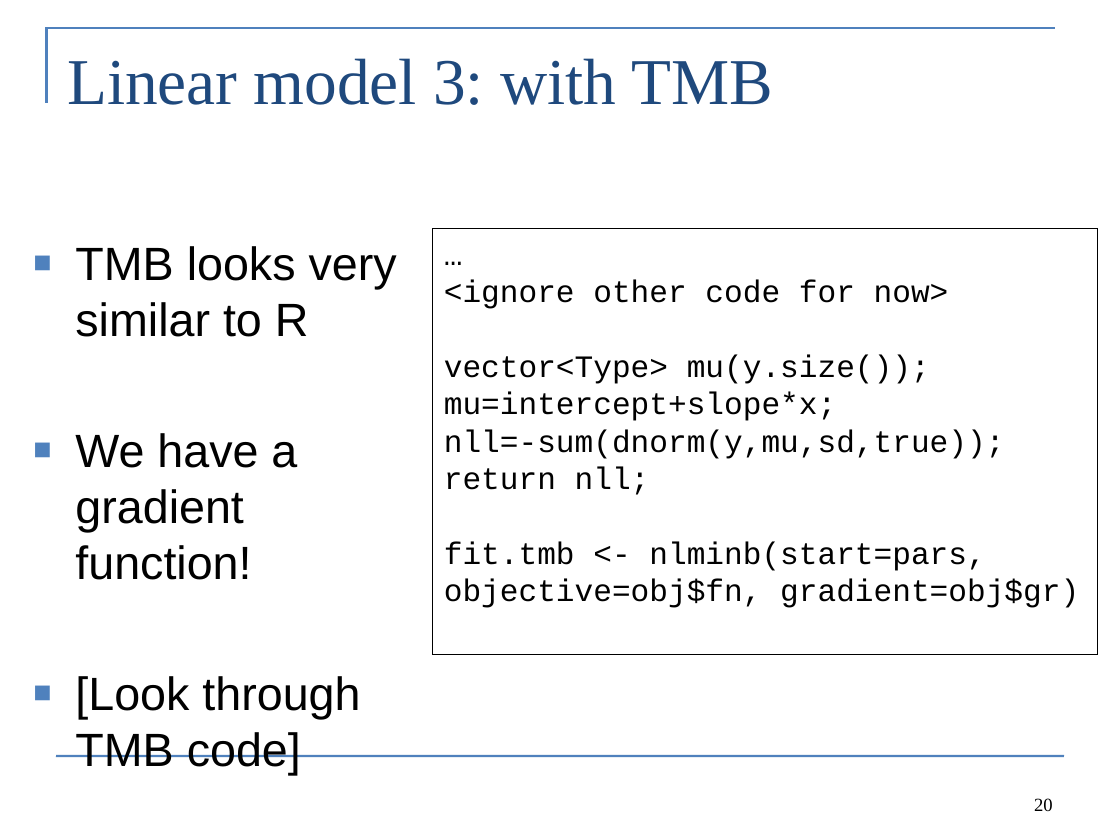
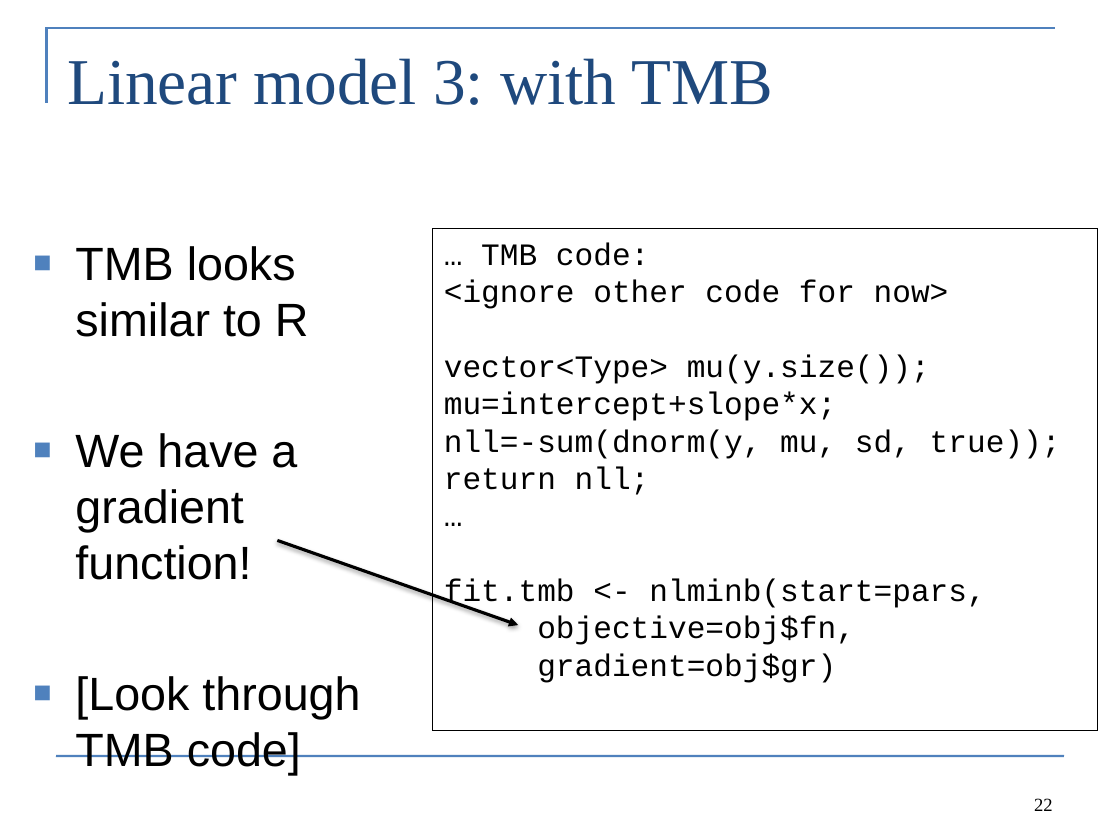
Before and after one commit to colemonnahan/tmb_workshop, a slide deck: slide 22 of day1/lecture1_maximum_likelihood.pptx (slide 20 before the commit). Drawn at 1120x840 pixels with LibreOffice and Linux fonts; fonts in the diff are those of the drawing. Boxes give left, top, right and bottom in pixels: in the first picture for what was removed or moved away, otherwise in the second. Text is boxed around its words. In the diff, an @@ line names an element or a change of style, - is before the commit and + after.

```diff
--- a/day1/lecture1_maximum_likelihood.pptx
+++ b/day1/lecture1_maximum_likelihood.pptx
@@ text in rectangle at [432, 228, 1098, 730]: paragraph added @@
+…
@@ rectangle "… TMB code:": place and size @@
-rectangle "… TMB code:" at [432, 228, 1098, 654]
+rectangle "… TMB code:" at [432, 228, 1098, 730]
@@ text at [75, 246, 309, 337]: text changed @@
-■ TMB looks very similar to R
+■ TMB looks similar to R
@@ text in rectangle at [481, 242, 649, 266]: text changed @@
-…
+… TMB code:
@@ text in rectangle at [444, 429, 1061, 459]: spaces changed @@
-nll=-sum(dnorm(y,mu,sd,true));
+nll=-sum(dnorm(y, mu, sd, true));
@@ arrow added from (278, 541) to (519, 625), #000000 2 pt @@
@@ text in rectangle at [537, 616, 855, 683]: text changed @@
-objective=obj$fn, gradient=obj$gr)
+objective=obj$fn,
+gradient=obj$gr)
@@ page number at [1034, 798, 1053, 811]: text changed @@
-20
+22
```
Also in this commit, not shown: 16 other slides changed, 3 slides added, 12 other files.
